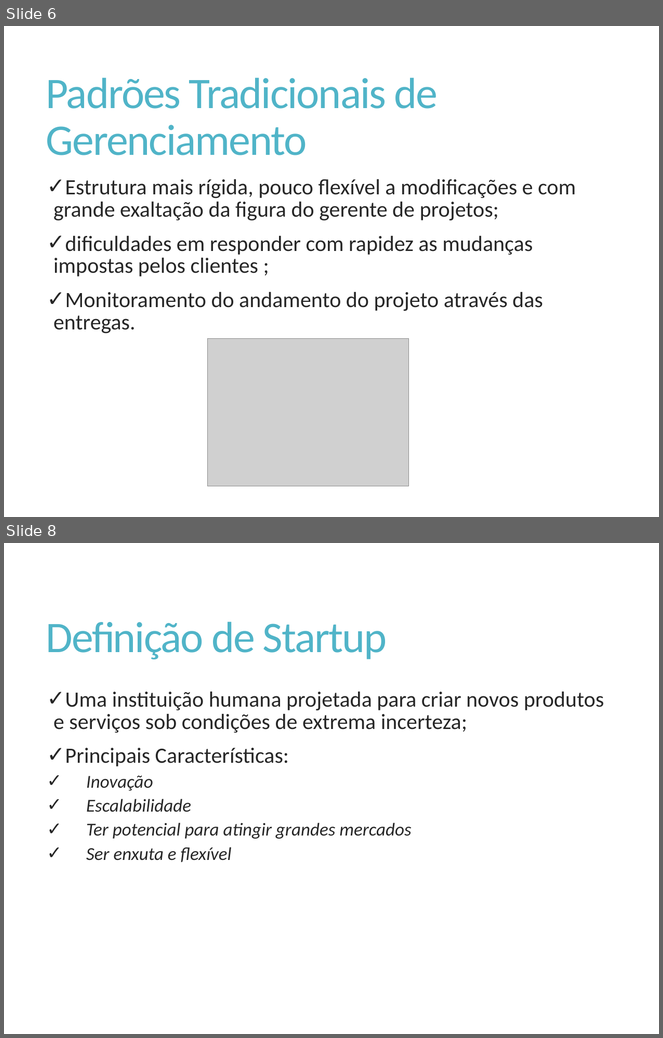
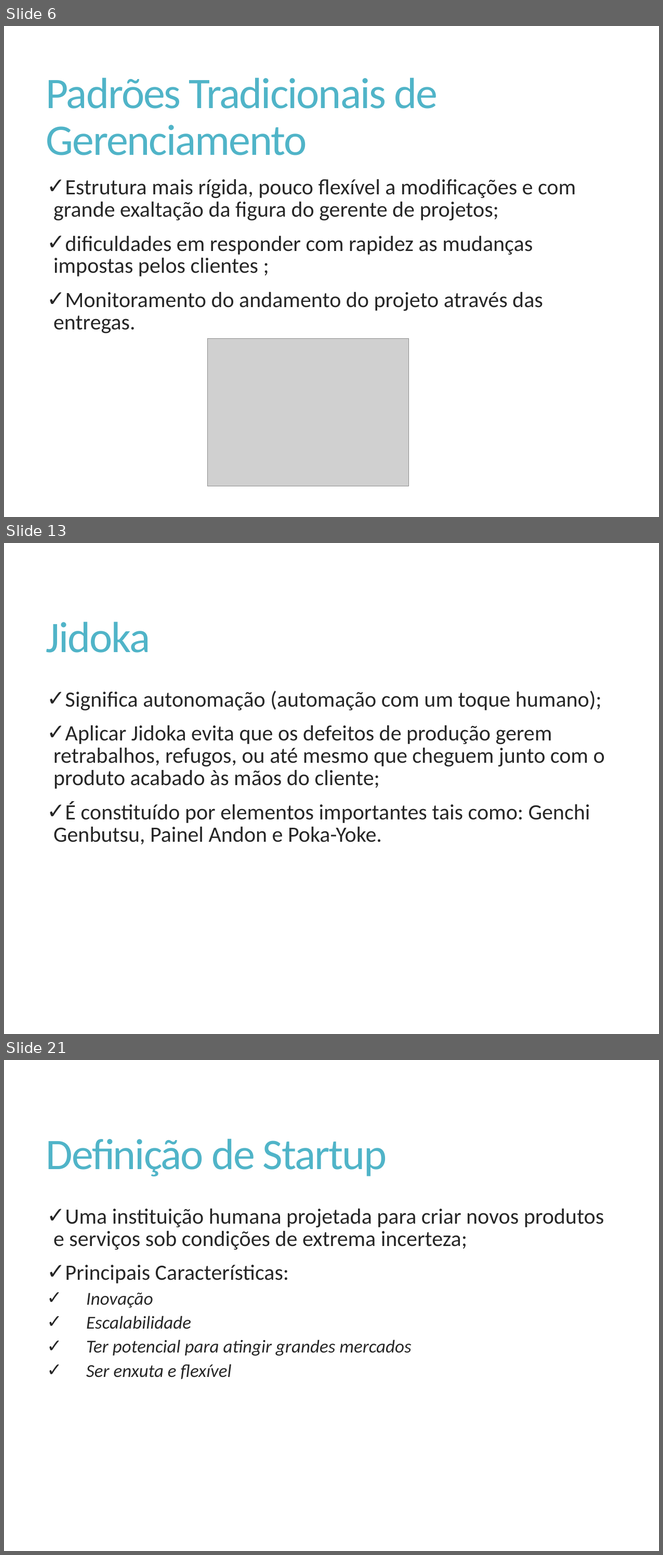
Before and after one commit to Elton-Garbin/TCC-2016, a slide deck: StartIdea/StartIdea.Docs/Apresentacao.pptx. Shown one above the other, each under a label of ours: slides 6 and 8 before the commit, slides 6, 13 and 21 after it; the slides between them are not shown. The pictures are 663x1038 and 663x1555 pixels, drawn with LibreOffice and Linux fonts; fonts in the diff are those of the drawing; grey boxes stand for pictures. Boxes give left, top, right and bottom in pixels: in the first picture for what was removed or moved away, otherwise in the second. Text is boxed around its words. In the diff, an @@ line names an element or a change of style, - is before the commit and + after.

```diff
--- a/StartIdea/StartIdea.Docs/Apresentacao.pptx
+++ b/StartIdea/StartIdea.Docs/Apresentacao.pptx
@@ slide 13 added at [4,543,659,1034], background #FFFFFF @@
@@ title added at [46,622,151,653], 48 pt, text #50B4C8 @@
+Jidoka
@@ text added at [53,691,605,845], 24 pt, text #262626 @@
+✓ Significa autonomação (automação com um toque humano);
+✓ Aplicar Jidoka evita que os defeitos de produção gerem retrabalhos, refugos, ou até mesmo que cheguem junto com o produto acabado às mãos do cliente;
+✓ É constituído por elementos importantes tais como: Genchi Genbutsu, Painel Andon e Poka-Yoke.
@@ what was slide 8 is now slide 21 @@
```
Also in this commit, not shown: 2 slides changed, 12 other slides added.
